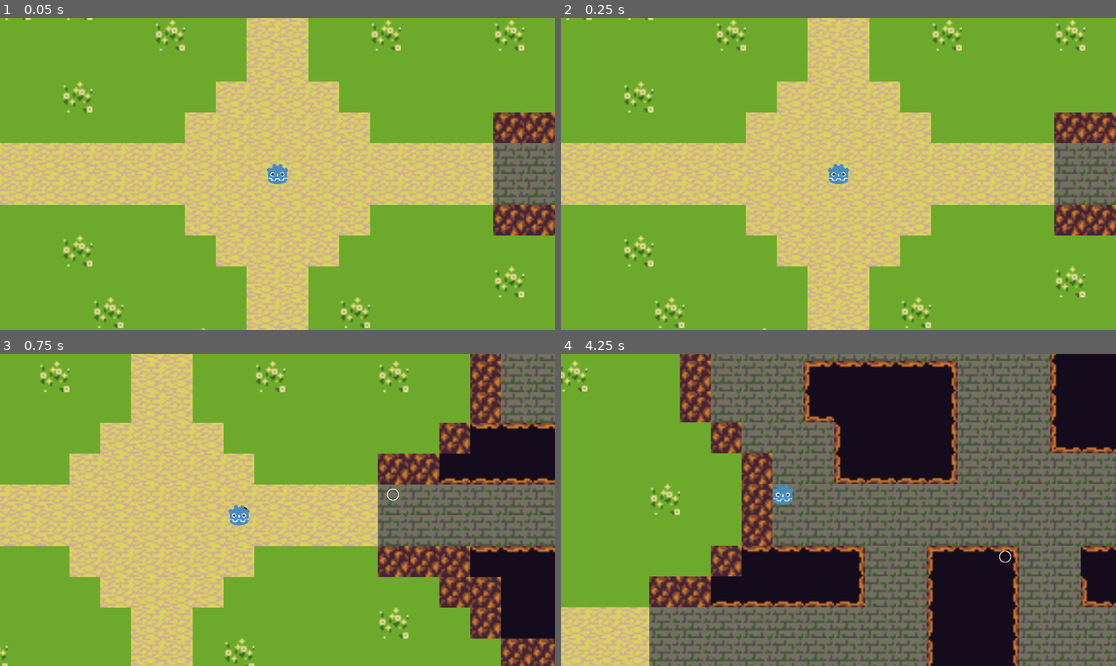
Above: before the commit, frames 1-4 (two rows, left to right).
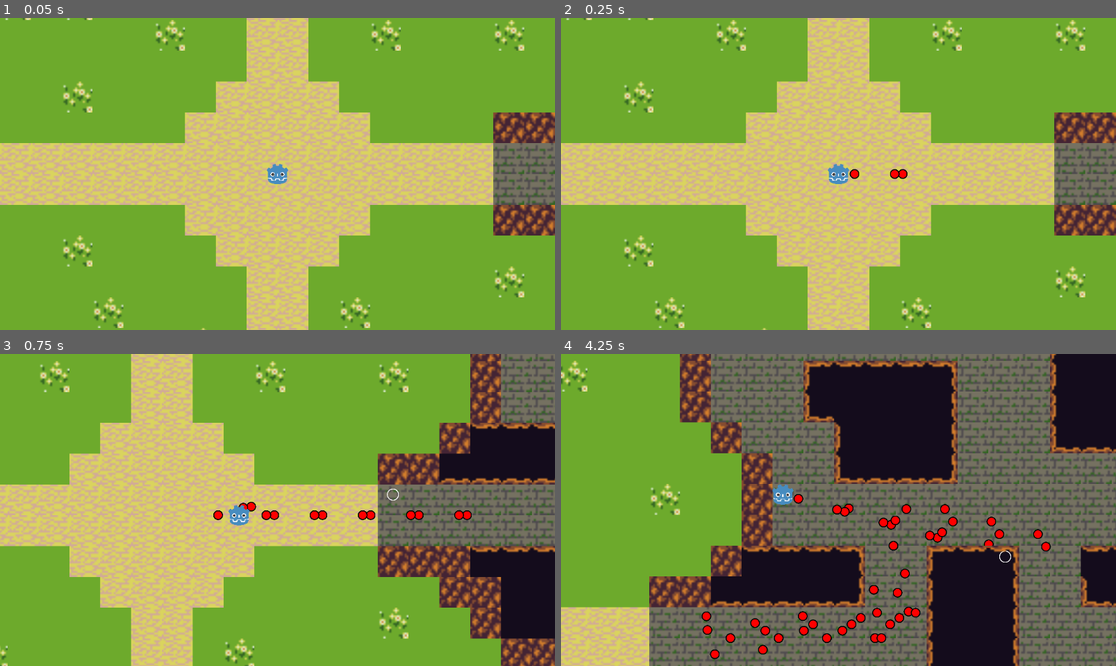
Above: after the commit, the same moments.

Repository: TheBrodsky/ProjectRogueStar
Game: Godot game, scene res://Main.tscn
Two runs of this game, one before a commit and one after it. Both use one fixed random seed, a clock stepped at 60 frames per second and the inputs below.
Inputs (mouse positions are in pixels of both pictures, inside the frame that each line leads up to):
- Up to frame 1 (0.05 s): no input
- Up to frame 2 (0.25 s): no input
- Up to frame 3 (0.75 s): tap Enter (ui_accept) at 0.5 s; move the mouse to (399, 494) at 0.52 s; hold Right (ui_right) from 0.53 s (still down); click (399, 494) at 0.67 s
- Up to frame 4 (4.25 s): tap Enter (ui_accept) at 0.77, 1.52, 2.75, 3.02, 3.77 s; move the mouse to (727, 525) at 1.27 s; release Right (ui_right) at 1.28 s; hold Down (ui_down) 1.28-2.03 s; move the mouse to (894, 441) at 2.02 s; hold Right (ui_right) 2.03-2.78 s; move the mouse to (810, 572) at 2.77 s; hold Up (ui_up) 2.78-3.53 s; click (810, 572) at 2.92 s; move the mouse to (1005, 556) at 3.52 s; hold Left (ui_left) from 3.53 s (still down)

Frame 1 is identical in both runs. In frame 2, 0.1% of the frame differs, in the area x 51-63%, y 48-52%; in frame 3, 0.5%; in frame 4, 1.9%, in the area x 25-89%, y 44-98%.

Commit message:
Solidified emitter factory pattern, added emitter chaining, repaired broken emitter scene

Diff:
--- a/Main.tscn
+++ b/Main.tscn
@@ -1,9 +1,8 @@
-[gd_scene load_steps=7 format=3 uid="uid://duv6p3f38ccgk"]
+[gd_scene load_steps=6 format=3 uid="uid://duv6p3f38ccgk"]
 
 [ext_resource type="Script" path="res://main.gd" id="1_t0tca"]
 [ext_resource type="PackedScene" uid="uid://2kseyhofncyg" path="res://scenes/player/Reticle.tscn" id="2_icas4"]
 [ext_resource type="PackedScene" uid="uid://c8i7jri1f0ryg" path="res://scenes/player/Player.tscn" id="3_pusd5"]
-[ext_resource type="PackedScene" uid="uid://bbqjmhmclioqv" path="res://scenes/projectiles/Bullet.tscn" id="4_qenyi"]
 [ext_resource type="PackedScene" uid="uid://djcbigx8g87j3" path="res://scenes/UI/Camera.tscn" id="5_qx7nx"]
 [ext_resource type="PackedScene" uid="uid://bsrngflrkgpfk" path="res://scenes/objects/ProtoTiles.tscn" id="6_ydiao"]
 
@@ -14,7 +13,6 @@
 
 [node name="Player" parent="." node_paths=PackedStringArray("Reticle") instance=ExtResource("3_pusd5")]
 Reticle = NodePath("../Reticle")
-Bullet = ExtResource("4_qenyi")
 
 [node name="PlayerSpawnPoint" type="Marker2D" parent="."]
 
--- /dev/null
+++ b/scenes/emitter/EmitterFactory.tscn
@@ -0,0 +1,6 @@
+[gd_scene load_steps=2 format=3 uid="uid://b4m07wy3of7j6"]
+
+[ext_resource type="Script" path="res://scenes/emitter/emitter_factory.gd" id="1_k7t56"]
+
+[node name="EmitterManager" type="Node"]
+script = ExtResource("1_k7t56")
--- a/scenes/emitter/EmitterManager.tscn
+++ /dev/null
@@ -1,6 +0,0 @@
-[gd_scene load_steps=2 format=3 uid="uid://b4m07wy3of7j6"]
-
-[ext_resource type="Script" path="res://scenes/emitter/emitter_manager.gd" id="1_cpa0o"]
-
-[node name="EmitterManager" type="Node"]
-script = ExtResource("1_cpa0o")
--- a/scenes/emitter/emitter.gd
+++ b/scenes/emitter/emitter.gd
@@ -8,6 +8,7 @@
 @export var target : Target # WHERE the Emitter emits
 @export var pattern : Pattern # HOW (in what shape) the Emitter emits
 @export var pathing : PackedScene # Must be of type Pathing. (Optional) Controls how the emitted entity moves after emission
+@export var next_emitter : EmitterFactory # Must be of type Emitter. (Optional) Emitter that will get attached to each emitted entity, chaining emissions.
 
 
 func _ready():
@@ -21,15 +22,22 @@
 		_emit(point)
 
 
-func add_components(new_trigger, new_target, new_pattern, new_pathing):
+func add_components(new_emission_entity : PackedScene, new_trigger : Trigger, new_target : Target, new_pattern : Pattern, new_pathing : PackedScene, new_next_emitter : EmitterFactory):
+	emission_entity = new_emission_entity
 	_add_trigger(new_trigger)
 	_add_target(new_target)
 	_add_pattern(new_pattern)
 	pathing = new_pathing
+	_add_next_emitter(new_next_emitter)
 
 
 func _emit(point : Vector2):
 	var entity = emission_entity.instantiate()
+
+	if next_emitter != null:
+		var chained_emitter = next_emitter.build_emitter()
+		entity.add_child(chained_emitter)
+
 	var parent_entity
 	if pathing != null:
 		parent_entity = pathing.instantiate()
@@ -58,17 +66,12 @@
 	pattern = new_pattern
 
 
+func _add_next_emitter(new_next_emitter : EmitterFactory):
+	_replace_child(next_emitter, new_next_emitter)
+	next_emitter = new_next_emitter
+
+
 func _replace_child(old_child, new_child):
 	if old_child != null:
 		old_child.queue_free()
 	add_child(new_child)
-
-
-func _find_children():
-	for node in get_children():
-		if node is Trigger:
-			_add_trigger(node)
-		if node is Target:
-			_add_target(node)
-		if node is Pattern:
-			_add_pattern(node)
--- a/scenes/emitter/emitter_manager.gd
+++ b/scenes/emitter/emitter_factory.gd
@@ -1,17 +1,27 @@
 extends Node
 
 
-@export var emitter_scene : PackedScene = preload("res://scenes/emitter/Emitter.tscn")
+class_name EmitterFactory
 
+
+@export var emitted_entity : PackedScene
 @export var trigger_scene : PackedScene # Must be of type Trigger
 @export var target_scene : PackedScene # Must be of type Target
 @export var pattern_scene : PackedScene # Must be of type Pattern
 @export var pathing_scene : PackedScene # Must be of type Pathing
 
+@onready var emitter_scene : PackedScene = preload("res://scenes/emitter/Emitter.tscn")
+
+var _next_factory : EmitterFactory
+
+
+func _ready():
+	_next_factory = _get_next_factory()
+
 
 func build_emitter() -> Emitter:
 	var emitter : Emitter = emitter_scene.instantiate()
-	emitter.add_components(trigger_scene.instantiate(), target_scene.instantiate(), pattern_scene.instantiate(), pathing_scene)
+	emitter.add_components(emitted_entity, trigger_scene.instantiate(), target_scene.instantiate(), pattern_scene.instantiate(), pathing_scene, _next_factory)
 	return emitter
 
 
@@ -26,3 +36,12 @@
 		push_error("Failed to construct packed Emitter scene")
 
 	return scene
+
+
+func _get_next_factory():
+	var factory = null
+	for child in get_children():
+		if child is EmitterFactory:
+			factory = child
+			break
+	return factory
--- a/scenes/emitter/triggers/firerate.gd
+++ b/scenes/emitter/triggers/firerate.gd
@@ -13,6 +13,7 @@
 
 func _on_timer_timeout():
 	triggered.emit()
+	print("triggered")
 
 
 func pause():
--- a/scenes/player/Player.gd
+++ b/scenes/player/Player.gd
@@ -11,12 +11,19 @@
 var state : int = IDLE
 
 var _dodge_direction : Vector2
+var _weapon : Emitter
 
+@onready var WeaponFactory : EmitterFactory = $PrimaryWeapon
 @onready var DodgeTimer : Timer = $DodgeTimer
 @onready var _dodge_speed : float = DODGE_DISTANCE / DodgeTimer.wait_time
 
 
 # VIRTUAL METHODS
+func _ready():
+	_weapon = WeaponFactory.build_emitter()
+	add_child(_weapon)
+
+
 func _input(event):
 	if event.is_action_pressed("ui_accept"):
 		_state_change_dodge()
--- a/scenes/player/Player.tscn
+++ b/scenes/player/Player.tscn
@@ -1,14 +1,13 @@
-[gd_scene load_steps=11 format=3 uid="uid://c8i7jri1f0ryg"]
+[gd_scene load_steps=10 format=3 uid="uid://c8i7jri1f0ryg"]
 
 [ext_resource type="Script" path="res://scenes/player/player.gd" id="1_7xeq0"]
 [ext_resource type="Texture2D" uid="uid://dq825f4prqh78" path="res://assets/player_icon.png" id="3_3t6e8"]
-[ext_resource type="Script" path="res://scenes/emitter/emitter.gd" id="3_4b3cm"]
 [ext_resource type="PackedScene" uid="uid://bbqjmhmclioqv" path="res://scenes/projectiles/Bullet.tscn" id="4_ffxsd"]
 [ext_resource type="PackedScene" uid="uid://3rtepghghn2g" path="res://scenes/emitter/pathing/AtReticle.tscn" id="5_14nqx"]
-[ext_resource type="PackedScene" uid="uid://dtta401iisc5o" path="res://scenes/emitter/triggers/Input.tscn" id="5_velfs"]
 [ext_resource type="PackedScene" uid="uid://bt7pgxagt7m22" path="res://scenes/emitter/triggers/Firerate.tscn" id="6_8lwc5"]
-[ext_resource type="PackedScene" uid="uid://eqv2bo83kvww" path="res://scenes/emitter/targets/Self.tscn" id="7_mwwgh"]
-[ext_resource type="PackedScene" uid="uid://bxlgthj65wodd" path="res://scenes/emitter/patterns/Pattern.tscn" id="8_af1qs"]
+[ext_resource type="PackedScene" uid="uid://b4m07wy3of7j6" path="res://scenes/emitter/EmitterFactory.tscn" id="11_hxvic"]
+[ext_resource type="PackedScene" uid="uid://eqv2bo83kvww" path="res://scenes/emitter/targets/Self.tscn" id="12_ggoxq"]
+[ext_resource type="PackedScene" uid="uid://bxlgthj65wodd" path="res://scenes/emitter/patterns/Pattern.tscn" id="13_yaukp"]
 
 [sub_resource type="CapsuleShape2D" id="CapsuleShape2D_ovf6d"]
 radius = 897.0
@@ -30,21 +29,17 @@
 wait_time = 0.15
 one_shot = true
 
-[node name="Primary Weapon" type="Node2D" parent="." node_paths=PackedStringArray("trigger", "target", "pattern")]
-script = ExtResource("3_4b3cm")
-emission_entity = ExtResource("4_ffxsd")
-trigger = NodePath("Input")
-target = NodePath("Self")
-pattern = NodePath("Pattern")
-pathing = ExtResource("5_14nqx")
+[node name="PrimaryWeapon" parent="." instance=ExtResource("11_hxvic")]
+emitted_entity = ExtResource("4_ffxsd")
+trigger_scene = ExtResource("6_8lwc5")
+target_scene = ExtResource("12_ggoxq")
+pattern_scene = ExtResource("13_yaukp")
+pathing_scene = ExtResource("5_14nqx")
 
-[node name="Input" parent="Primary Weapon" node_paths=PackedStringArray("sub_trigger") instance=ExtResource("5_velfs")]
-sub_trigger = NodePath("Firerate")
-
-[node name="Firerate" parent="Primary Weapon/Input" instance=ExtResource("6_8lwc5")]
-
-[node name="Self" parent="Primary Weapon" instance=ExtResource("7_mwwgh")]
-
-[node name="Pattern" parent="Primary Weapon" instance=ExtResource("8_af1qs")]
+[node name="EmitterManager" parent="PrimaryWeapon" instance=ExtResource("11_hxvic")]
+emitted_entity = ExtResource("4_ffxsd")
+trigger_scene = ExtResource("6_8lwc5")
+target_scene = ExtResource("12_ggoxq")
+pattern_scene = ExtResource("13_yaukp")
 
 [connection signal="timeout" from="DodgeTimer" to="." method="_on_dodge_timer_timeout"]
Not shown: 1 places in scenes/emitter/Emitter.tscn that only renumber resources
